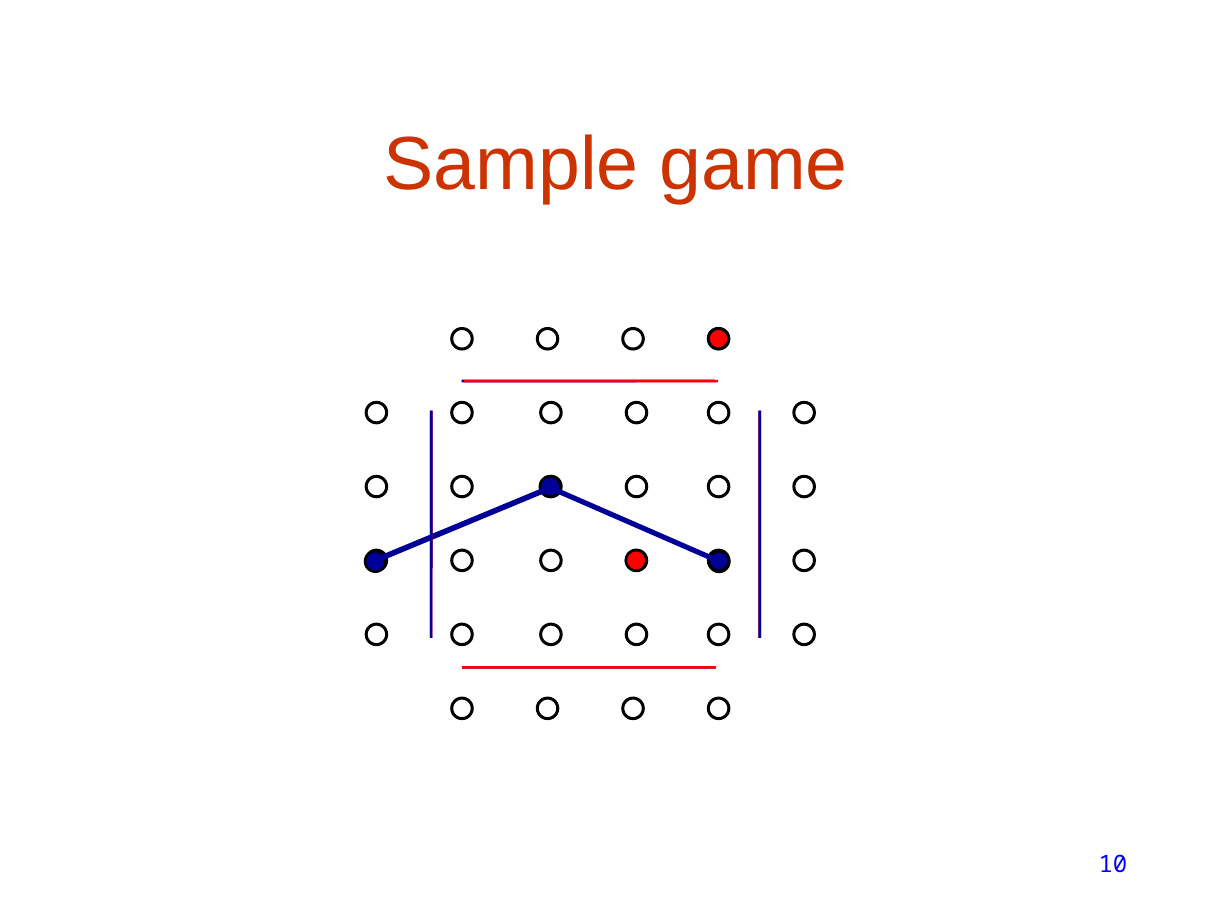
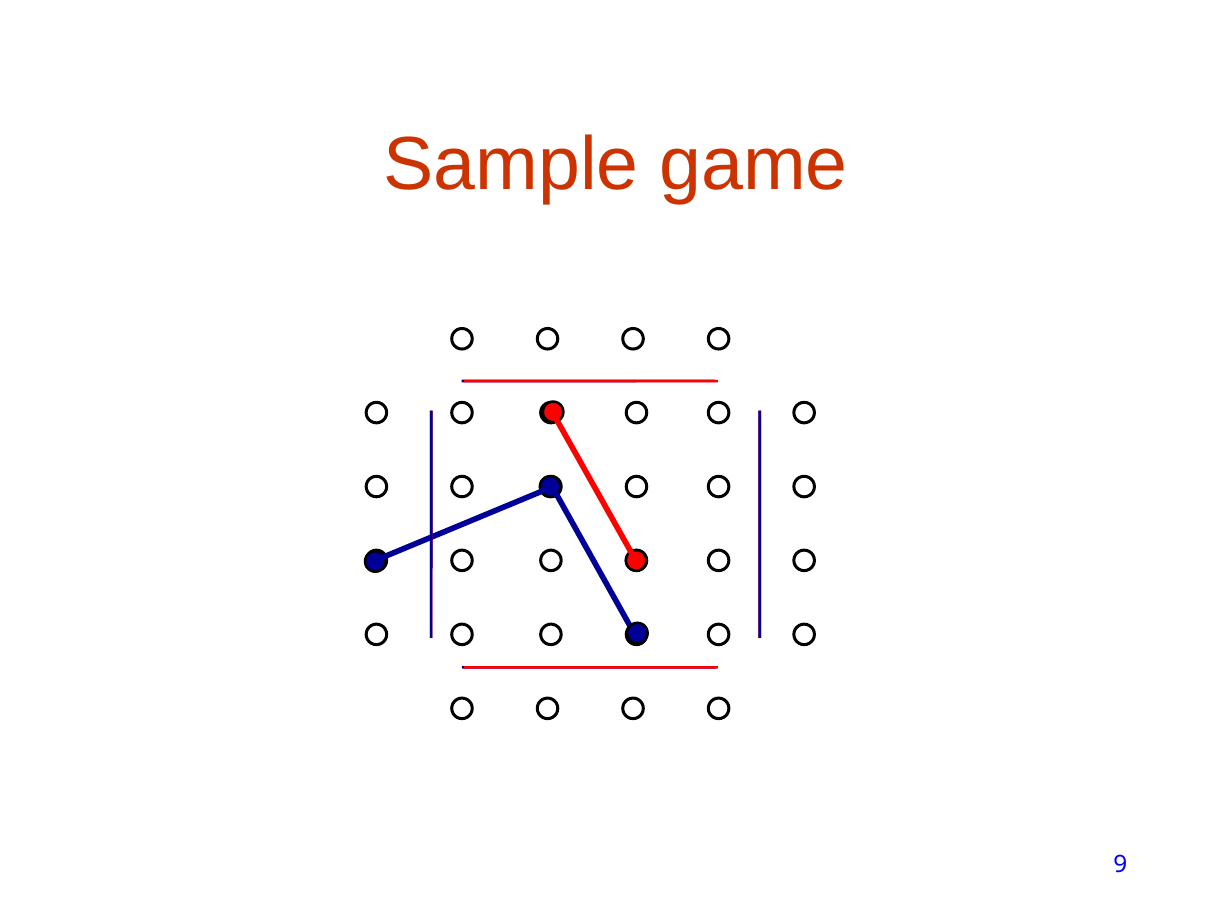
Before and after one commit to lasersox/twixt, a slide deck: slide 9 of docs/twixt_presentation.ppt (slide 10 before the commit). Drawn at 1232x924 pixels with LibreOffice and Linux fonts; fonts in the diff are those of the drawing. Boxes give left, top, right and bottom in pixels: in the first picture for what was removed or moved away, otherwise in the second. Text is boxed around its words. In the diff, an @@ line names an element or a change of style, - is before the commit and + after.

```diff
--- a/docs/twixt_presentation.ppt
+++ b/docs/twixt_presentation.ppt
@@ ellipse: place and size @@
-ellipse at (708,328,729,349)
+ellipse at (543,402,564,423)
@@ line added from (636, 559) to (552, 410), #FF0000 3.26 pt @@
@@ line added from (551, 484) to (636, 636), #000099 3.26 pt @@
@@ line removed from (552, 488) to (719, 562) @@
@@ ellipse: place and size @@
-ellipse at (708,552,729,573)
+ellipse at (627,623,648,644)
@@ page number at (1113,854,1127,873): text changed @@
-10
+9
```
Also in this commit, not shown: 3 other slides changed, 1 slide removed, 4 other files.
